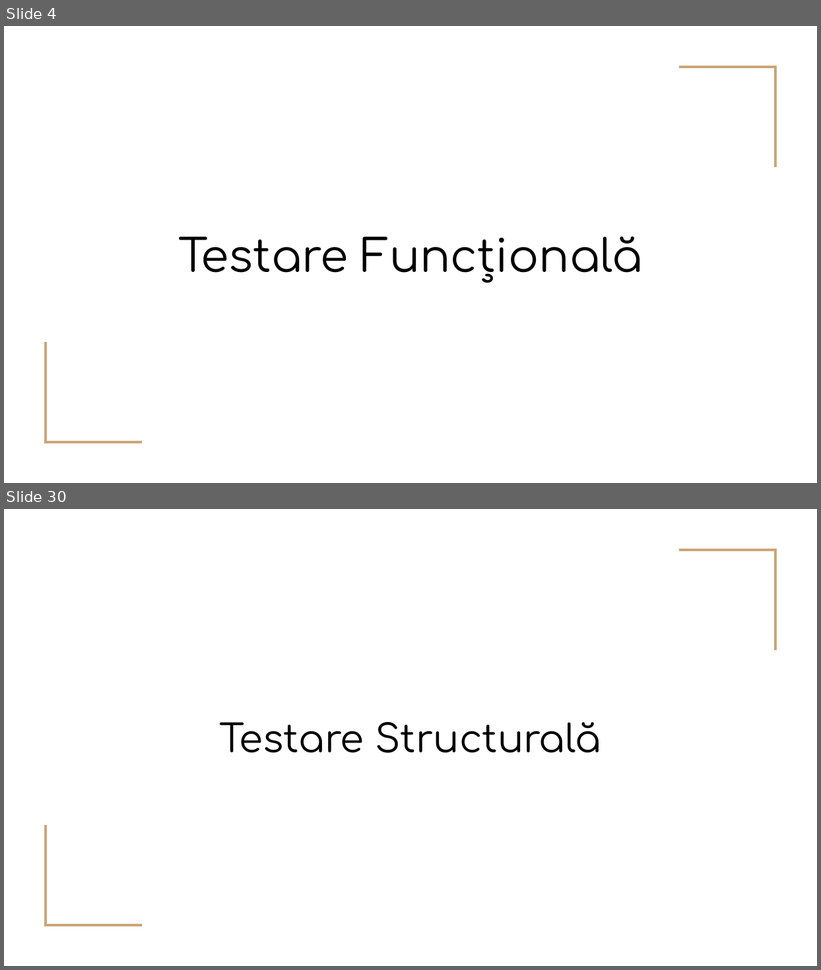
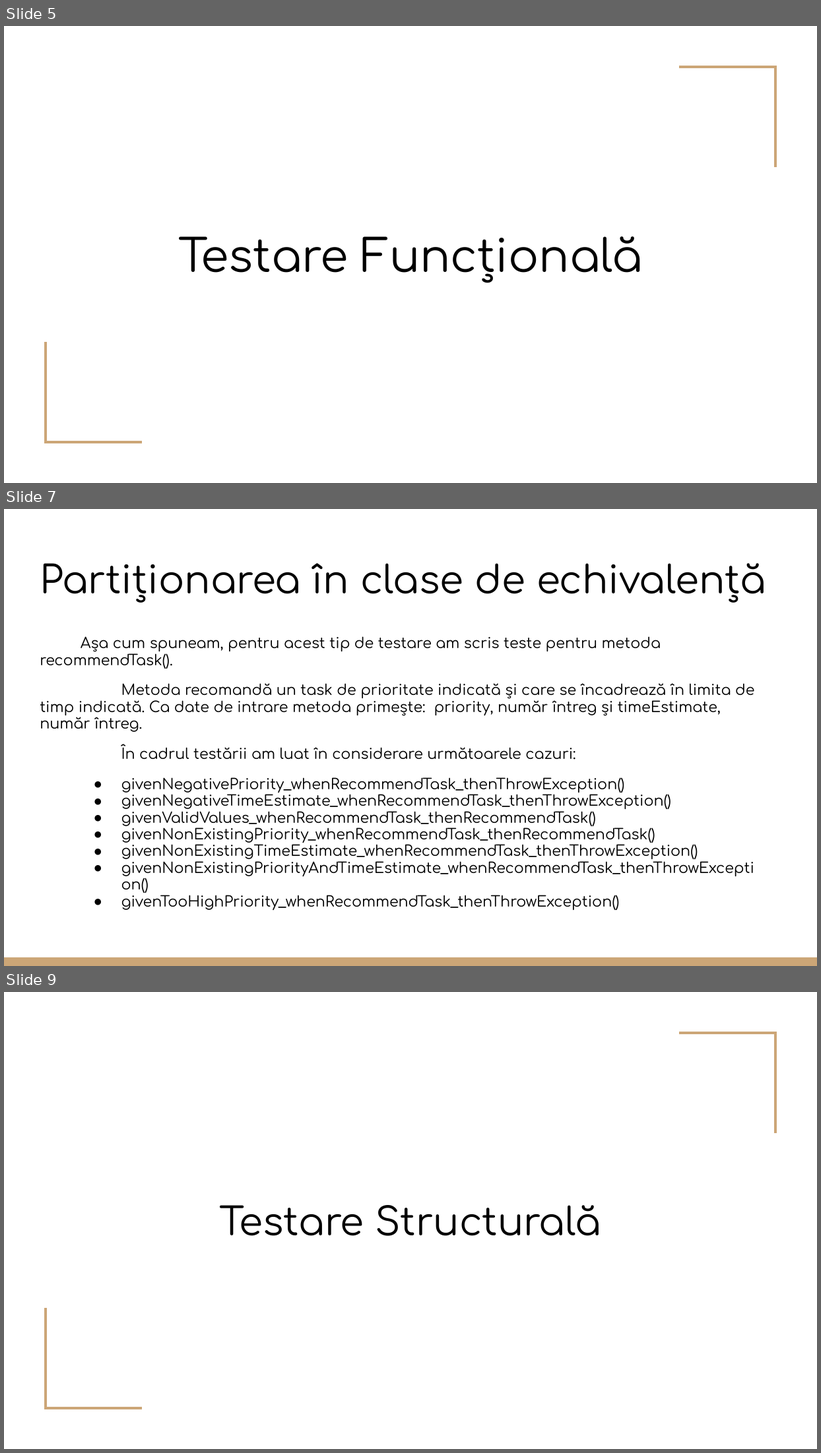
Before and after one commit to CoCodrilo1710/Proiect_TSS, a slide deck: Testare Unitara in Java.pptx. Shown one above the other, each under a label of ours: slides 4 and 30 before the commit, slides 5, 7 and 9 after it; the slides between them are not shown. The pictures are 821x970 and 821x1453 pixels, drawn with LibreOffice and Linux fonts; fonts in the diff are those of the drawing. Boxes give left, top, right and bottom in pixels: in the first picture for what was removed or moved away, otherwise in the second. Text is boxed around its words. In the diff, an @@ line names an element or a change of style, - is before the commit and + after.

```diff
--- a/Testare Unitara in Java.pptx
+++ b/Testare Unitara in Java.pptx
@@ slide 7 added at <box>4,509,817,966</box>, background #FFFFFF @@
@@ title added at <box>40,563,766,603</box>, 34 pt, text #000000 @@
+Partiționarea în clase de echivalență
@@ text added at <box>40,636,754,910</box>, 13 pt, text #000000 @@
+Așa cum spuneam, pentru acest tip de testare am scris teste pentru metoda recommendTask().
+Metoda recomandă un task de prioritate indicată și care se încadrează în limita de timp indicată. Ca date de intrare metoda primește: priority, număr întreg și timeEstimate, număr întreg.
+În cadrul testării am luat în considerare următoarele cazuri:
+● givenNegativePriority_whenRecommendTask_thenThrowException()
+● givenNegativeTimeEstimate_whenRecommendTask_thenThrowException()
+● givenValidValues_whenRecommendTask_thenRecommendTask()
+● givenNonExistingPriority_whenRecommendTask_thenRecommendTask()
+● givenNonExistingTimeEstimate_whenRecommendTask_thenThrowException()
+● givenNonExistingPriorityAndTimeEstimate_whenRecommendTask_thenThrowException()
+● givenTooHighPriority_whenRecommendTask_thenThrowException()
@@ rectangle added at <box>4,958,817,966</box>, fill #CCA677 @@
@@ what was slide 4 is now slide 5 @@
@@ what was slide 30 is now slide 9 @@
```
Also in this commit, not shown: 12 other slides added, 40 slides removed, 1 other file.
